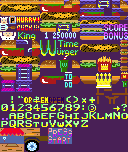
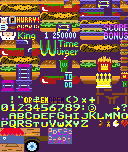
Before/after of a 128×152 layered artwork. What changed in the layer stack:
painted on "Tiles" over (x1=98, y1=120, x2=128, y2=127)
